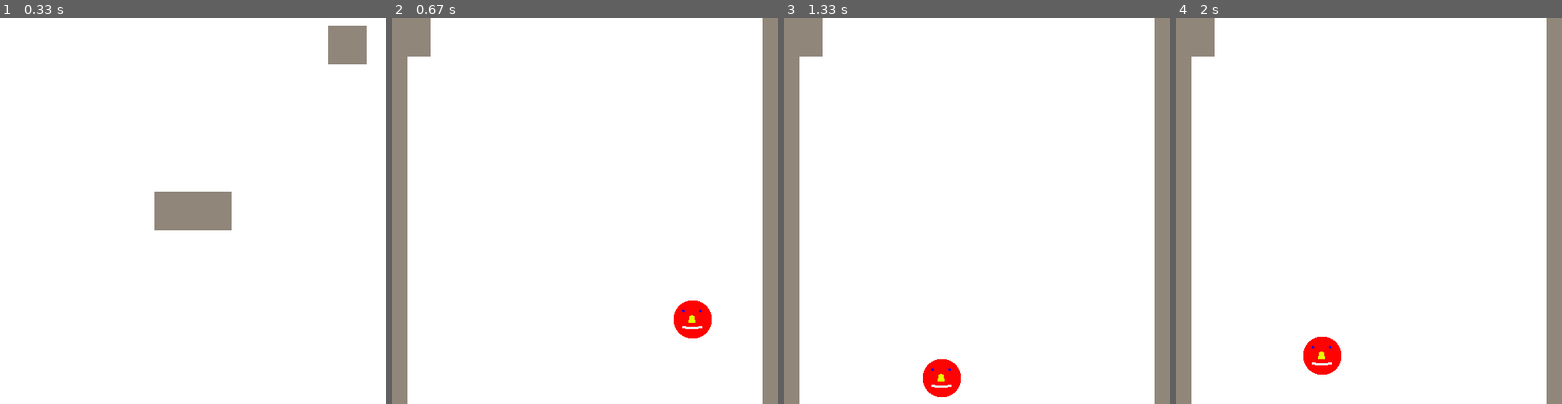
Above: before the commit, frames 1-4 (left to right).
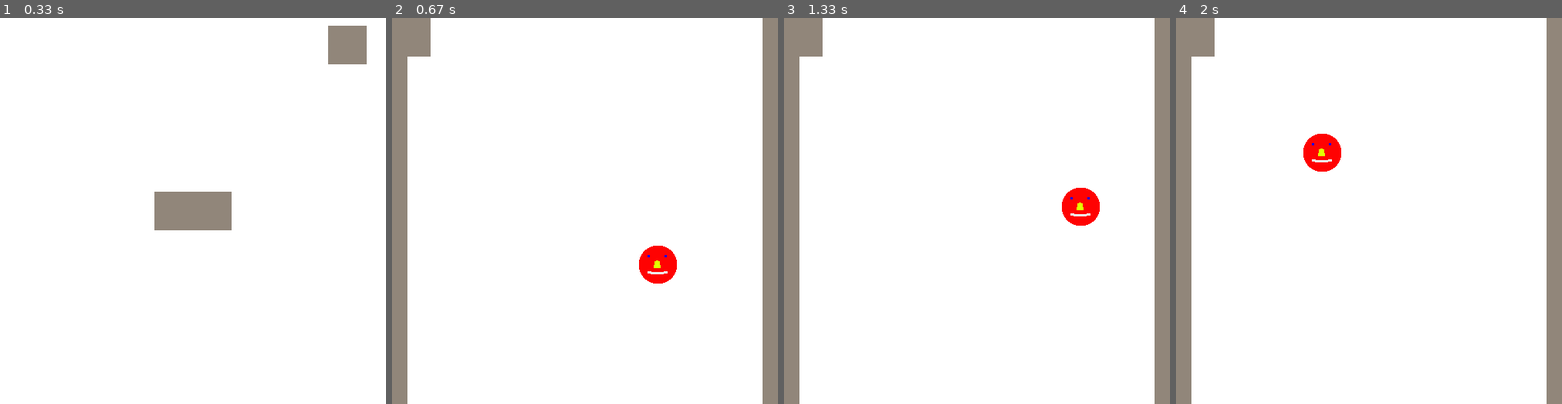
Above: after the commit, the same moments.

Repository: Wissi00/Projet-CMI
Game: pygame game, started from Main.py
The game is run twice, just before and just after one commit, with the same random seed, the same clock (stepped at 60 frames per second) and the same inputs.
Inputs (mouse positions are in pixels of both pictures, inside the frame that each line leads up to):
- Up to frame 1 (0.33 s): no input
- Up to frame 2 (0.67 s): click (585, 211) at 0.38 s
- Up to frame 3 (1.33 s): tap Space at 0.67, 1.07 s
- Up to frame 4 (2 s): tap Space at 1.37, 1.57, 1.9 s; tap D at 1.98 s

Frame 1 is identical in both runs. In frame 2, 1.5% of the frame differs, in the area x 64-83%, y 59-83%; in frame 3, 1.5%; in frame 4, 1.5%.

Commit message:
Plafond/ hauteur max/ calcul hauteur parcourue

Diff:
--- a/Game.py
+++ b/Game.py
@@ -41,4 +41,4 @@
         if MenuButton.drawClick():
             menu()
         pygame.display.update()
-        clock.tick(100)
+        clock.tick(60)
--- a/Variables.py
+++ b/Variables.py
@@ -1,6 +1,10 @@
 import pygame
 from Buttons import Button
 
+global hauteur
+hauteur = 0
+global plafond
+plafond = 150
 screen = pygame.display.set_mode((500, 500))
 placeHolder=pygame.image.load("sprites/placeHolder.png")
 StartButton=Button(200,225,placeHolder,100,50)
--- a/classes.py
+++ b/classes.py
@@ -1,4 +1,5 @@
 from Variables import *
+
 def approach(start, end, shift):
     if start < end:
         return min(start+shift,end)
@@ -54,3 +55,8 @@
         else:
             self.vitesseVerticale= -7
         self.y += self.vitesseVerticale
+        global hauteur
+        hauteur += max(0,(plafond-(self.y + self.vitesseVerticale)))
+        if hauteur > 10:
+            hauteur += 1
+        self.y = max(plafond, self.y)
